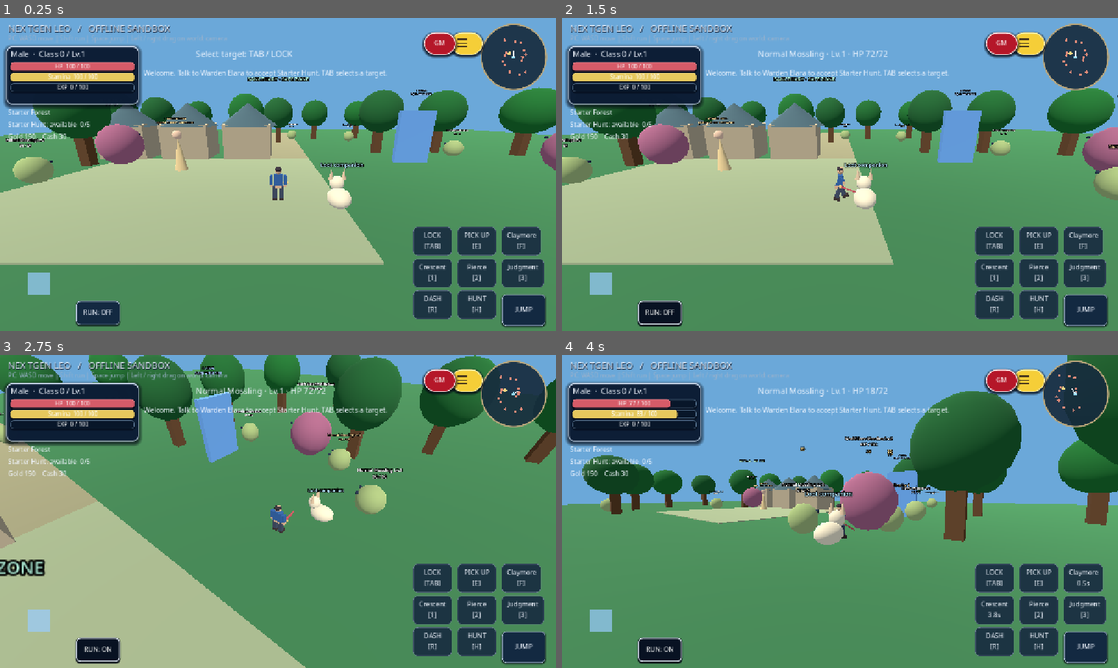
Above: before the commit, frames 1-4 (two rows, left to right).
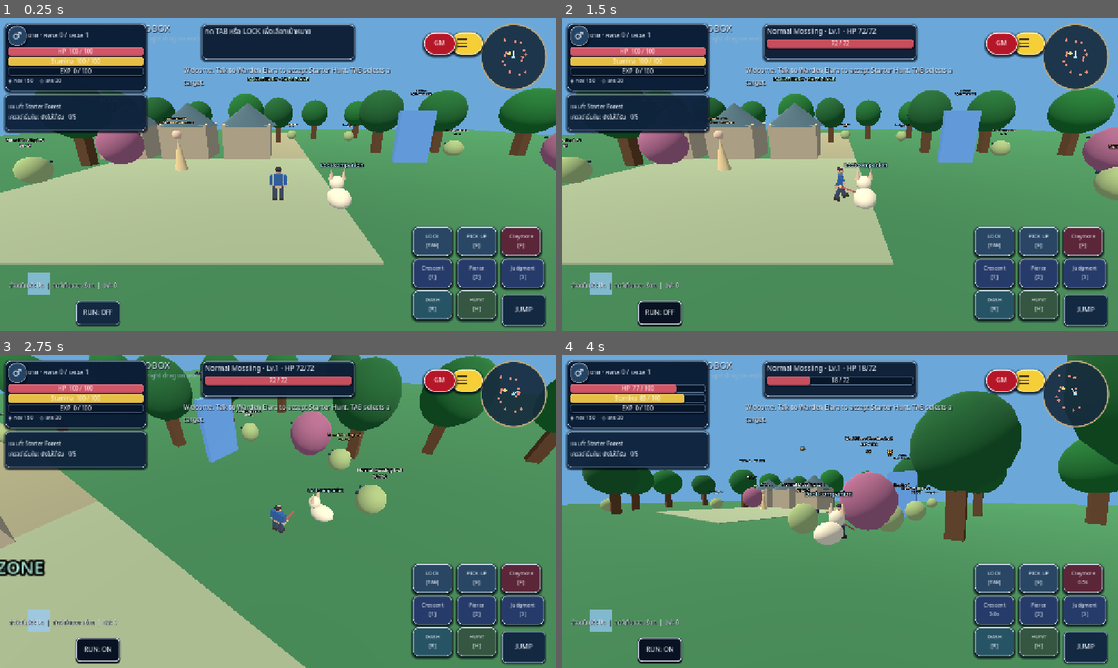
Above: after the commit, the same moments.

Repository: redfullmoon209-debug/NexTgenLeo
Game: Godot game, scene res://scenes/main.tscn
Two runs of this game, one before a commit and one after it. Both use one fixed random seed, a clock stepped at 60 frames per second and the inputs below.
Inputs (mouse positions are in pixels of both pictures, inside the frame that each line leads up to):
- Up to frame 1 (0.25 s): no input
- Up to frame 2 (1.5 s): click "JUMP" at 0.5 s; tap Enter at 1.25 s; move the mouse to (962, 158) at 1.27 s; hold D from 1.28 s (still down); tap Tab at 1.35 s; click (962, 158) at 1.42 s
- Up to frame 3 (2.75 s): tap Space at 1.52 s; release D at 2 s; drag from (166, 527) to (250, 574) at 2.02 s
- Up to frame 4 (4 s): move the mouse to (895, 442) at 2.77 s; hold D 2.78-3.5 s; tap 1 at 2.85 s; click (895, 442) at 2.92 s; drag from (812, 574) to (673, 464) at 3.52 s

The runs differ from the first frame. In frame 1, 18% of the frame differs, in the area x 0-99%, y 1-98%; in frame 2, 18%; in frame 3, 18%; in frame 4, 18%.

Commit message:
Polish in-world HUD with silver navy panels, character info, target health, quest tracker, action styling and responsive bounds

Diff:
--- a/scripts/gameplay.gd
+++ b/scripts/gameplay.gd
@@ -21,6 +21,14 @@
 var quest_label: Label
 var target_label: Label
 var notice: Label
+var hud_status_panel: PanelContainer
+var hud_quest_panel: PanelContainer
+var hud_target_panel: PanelContainer
+var hud_target_hp: ProgressBar
+var hud_currency_label: Label
+var hud_portrait_label: Label
+var hud_state_label: Label
+var hud_action_style_key := ""
 var hp_bar: ProgressBar
 var stamina_bar: ProgressBar
 var exp_bar: ProgressBar
@@ -521,31 +529,73 @@
 	font.fallbacks = [ThemeDB.fallback_font]
 	theme.default_font = font
 	world.hud.theme = theme
-	var plate := PanelContainer.new()
-	plate.mouse_filter = Control.MOUSE_FILTER_IGNORE
-	plate.position = Vector2(14, 64)
-	plate.size = Vector2(305, 134)
-	plate.add_theme_stylebox_override("panel", _style(Color("142436dd"), Color("9c9276")))
-	world.hud.add_child(plate)
+	# Compact premium navy-and-silver HUD, leaving the middle of the screen
+	# clear for the real 3D player and eventual professional assets.
+	hud_status_panel = PanelContainer.new()
+	hud_status_panel.name = "HUDCharacterFrame"
+	hud_status_panel.mouse_filter = Control.MOUSE_FILTER_IGNORE
+	hud_status_panel.set_meta("leo_fantasy_skin", true)
+	hud_status_panel.add_theme_stylebox_override("panel", _silver_panel_style(12, Color("0b1e37eb")))
+	hud_status_panel.size = Vector2(324, 155)
+	world.hud.add_child(hud_status_panel)
 	var stack := VBoxContainer.new()
 	stack.mouse_filter = Control.MOUSE_FILTER_IGNORE
-	plate.add_child(stack)
-	stats_label = _label("", 18)
-	stack.add_child(stats_label)
-	hp_bar = _bar(stack, Color("d65b68"))
-	stamina_bar = _bar(stack, Color("e6c85d"))
-	exp_bar = _bar(stack, Color("518fdb"))
-	quest_label = _label("", 15)
-	quest_label.position = Vector2(18, 205)
-	world.hud.add_child(quest_label)
-	target_label = _label("TAB / LOCK to select target", 19)
-	target_label.position = Vector2(450, 68)
-	world.hud.add_child(target_label)
-	notice = _label("", 16)
-	notice.position = Vector2(330, 115)
-	notice.size = Vector2(600, 75)
+	stack.add_theme_constant_override("separation", 3)
+	hud_status_panel.add_child(stack)
+	var identity_row := HBoxContainer.new()
+	identity_row.mouse_filter = Control.MOUSE_FILTER_IGNORE
+	stack.add_child(identity_row)
+	var portrait_frame := PanelContainer.new()
+	portrait_frame.custom_minimum_size = Vector2(42, 39)
+	portrait_frame.mouse_filter = Control.MOUSE_FILTER_IGNORE
+	portrait_frame.set_meta("leo_fantasy_skin", true)
+	portrait_frame.add_theme_stylebox_override("panel", _silver_panel_style(18, Color("254464")))
+	identity_row.add_child(portrait_frame)
+	hud_portrait_label = _label("✦", 23)
+	hud_portrait_label.horizontal_alignment = HORIZONTAL_ALIGNMENT_CENTER
+	portrait_frame.add_child(hud_portrait_label)
+	stats_label = _label("", 15)
+	stats_label.size_flags_horizontal = Control.SIZE_EXPAND_FILL
+	identity_row.add_child(stats_label)
+	hp_bar = _bar(stack, Color("cf5567"))
+	stamina_bar = _bar(stack, Color("e6bf46"))
+	exp_bar = _bar(stack, Color("4e9fd9"))
+	hud_currency_label = _label("", 12)
+	stack.add_child(hud_currency_label)
+	hud_quest_panel = PanelContainer.new()
+	hud_quest_panel.name = "HUDQuestFrame"
+	hud_quest_panel.mouse_filter = Control.MOUSE_FILTER_IGNORE
+	hud_quest_panel.set_meta("leo_fantasy_skin", true)
+	hud_quest_panel.add_theme_stylebox_override("panel", _silver_panel_style(9, Color("102640df")))
+	hud_quest_panel.size = Vector2(324, 83)
+	world.hud.add_child(hud_quest_panel)
+	quest_label = _label("", 13)
+	hud_quest_panel.add_child(quest_label)
+	hud_target_panel = PanelContainer.new()
+	hud_target_panel.name = "HUDTargetFrame"
+	hud_target_panel.mouse_filter = Control.MOUSE_FILTER_IGNORE
+	hud_target_panel.set_meta("leo_fantasy_skin", true)
+	hud_target_panel.add_theme_stylebox_override("panel", _silver_panel_style(9, Color("0e2139e8")))
+	hud_target_panel.size = Vector2(350, 80)
+	world.hud.add_child(hud_target_panel)
+	var target_stack := VBoxContainer.new()
+	target_stack.mouse_filter = Control.MOUSE_FILTER_IGNORE
+	hud_target_panel.add_child(target_stack)
+	target_label = _label("กด TAB เพื่อล็อกเป้าหมาย", 16)
+	target_stack.add_child(target_label)
+	hud_target_hp = _bar(target_stack, Color("c74e5d"))
+	hud_target_hp.visible = false
+	notice = _label("", 15)
+	notice.size = Vector2(520, 70)
 	notice.autowrap_mode = TextServer.AUTOWRAP_WORD_SMART
+	notice.add_theme_color_override("font_shadow_color", Color("000714"))
+	notice.add_theme_constant_override("shadow_offset_x", 1)
+	notice.add_theme_constant_override("shadow_offset_y", 2)
 	world.hud.add_child(notice)
+	hud_state_label = _label("", 13)
+	hud_state_label.add_theme_color_override("font_shadow_color", Color("020612"))
+	hud_state_label.add_theme_constant_override("shadow_offset_y", 1)
+	world.hud.add_child(hud_state_label)
 	# The gold menu is shared by all players. In the public Offline Sandbox,
 	# the separate red GM orb exposes LOCAL TEST TOOLS to all visitors.
 	# Once a server connection begins, it requires server owner verification.
@@ -556,7 +606,10 @@
 		var button := _button(controls[i], func(): _action(index))
 		button.size = Vector2(90, 65)
 		button.set_meta("layout_id", "action_%d" % i)
+		button.set_meta("leo_fantasy_skin", true)
+		button.add_theme_font_size_override("font_size", 12)
 		skill_buttons.append(button)
+	_style_hud_actions("")
 	map_display = Control.new()
 	map_display.set_script(load("res://scripts/minimap.gd"))
 	map_display.game = self
@@ -569,7 +622,8 @@
 	panel.size = Vector2(390, 696)
 	panel.z_index = 100
 	panel.mouse_filter = Control.MOUSE_FILTER_STOP
-	panel.add_theme_stylebox_override("panel", _style(Color("142435f5"), Color("b5a47a")))
+	panel.set_meta("leo_fantasy_skin", true)
+	panel.add_theme_stylebox_override("panel", _silver_panel_style(12, Color("102440f7")))
 	world.hud.add_child(panel)
 	var scroll := ScrollContainer.new()
 	scroll.horizontal_scroll_mode = ScrollContainer.SCROLL_MODE_DISABLED
@@ -580,6 +634,31 @@
 	panel.hide()
 	world.get_viewport().size_changed.connect(_layout)
 	_layout()
+
+func _style_hud_actions(faction_id: String) -> void:
+	var ring := Color("cbd8e8")
+	if faction_id == "Light":
+		ring = Color("f5ebce")
+	elif faction_id == "Dark":
+		ring = Color("a894d7")
+	for i in range(skill_buttons.size()):
+		var button: Button = skill_buttons[i]
+		var base := Color("294764")
+		if i == 2:
+			base = Color("5c2639")
+		elif i in [3, 4, 5]:
+			base = Color("273b6a")
+		elif i == 6:
+			base = Color("275464")
+		elif i == 7:
+			base = Color("355640")
+		button.add_theme_stylebox_override("normal", _silver_panel_style(12, base))
+		var frame: StyleBoxFlat = button.get_theme_stylebox("normal")
+		frame.border_color = ring
+		button.add_theme_stylebox_override("hover", _silver_panel_style(12, base.lightened(0.15)))
+		button.add_theme_stylebox_override("pressed", _silver_panel_style(12, base.darkened(0.12)))
+		button.add_theme_color_override("font_color", Color("f2f6ff"))
+	hud_action_style_key = faction_id
 
 func _bar(parent: Node, color: Color) -> ProgressBar:
 	var bar := ProgressBar.new()
@@ -608,6 +687,13 @@
 		button.position = Vector2(size.x - 330 + (i % 3) * 102, size.y - 240 + int(i / 3.0) * 73)
 		var offset: Array = GameState.settings.button_offsets.get(str(button.get_meta("layout_id")), [0, 0])
 		button.position += Vector2(float(offset[0]), float(offset[1]))
+		button.position.x = clampf(button.position.x, 0.0, maxf(0.0, size.x - button.size.x))
+		button.position.y = clampf(button.position.y, 0.0, maxf(0.0, size.y - button.size.y))
+	hud_status_panel.position = Vector2(12, 12)
+	hud_quest_panel.position = Vector2(12, 175)
+	hud_target_panel.position = Vector2(maxf(342.0, (size.x - 350.0) * 0.5), 14)
+	notice.position = Vector2(maxf(340.0, size.x * 0.33), 108)
+	hud_state_label.position = Vector2(20, maxf(260.0, size.y - 115.0))
 	map_display.position = Vector2(size.x - 175, 12)
 	if is_instance_valid(menu_toggle_button):
 		menu_toggle_button.position = Vector2(maxf(6.0, size.x - 243.0), 32.0)
@@ -856,7 +942,9 @@
 		mob.node.visible = mob.node.position.distance_squared_to(world.player.position) < 1600
 
 func _refresh_hud() -> void:
-	stats_label.text = "%s  ·  Class %d / Lv.%d" % [GameState.gender, GameState.class_rank, GameState.level]
+	stats_label.text = "%s · คลาส %d / เลเวล %d" % ["ชาย" if GameState.gender == "Male" else "หญิง", GameState.class_rank, GameState.level]
+	hud_portrait_label.text = "♂" if GameState.gender == "Male" else "♀"
+	hud_currency_label.text = "◈ ทอง %d     ◇ แคช %d" % [GameState.gold, GameState.cash]
 	hp_bar.max_value = GameState.max_hp
 	hp_bar.value = GameState.hp
 	stamina_bar.max_value = GameState.max_stamina
@@ -876,20 +964,27 @@
 				bar.max_value = maxf(1.0, maximum)
 				bar.value = value
 				bar.get_node("Value").text = "%s  %d / %d" % [["HP", "พลังงาน", "EXP"][i], int(value), int(maximum)]
-	quest_label.text = "%s\nStarter Hunt: %s  %d/5\nGold %d    Cash %d" % [GameState.balance.maps[GameState.map_index].name, GameState.quest_state, GameState.quest_kills, GameState.gold, GameState.cash]
-	target_label.text = "Select target: TAB / LOCK" if target < 0 else "%s · Lv.%d · HP %d/%d" % [mobs[target].kind + " Mossling", int(mobs[target].level), int(mobs[target].hp), int(mobs[target].max_hp)]
+	var quest_title: String = "ยังไม่ได้รับ" if GameState.quest_state == "available" else ("เสร็จสิ้น" if GameState.quest_state == "complete" else "กำลังทำ")
+	quest_label.text = "แผนที่: %s\nเควสต์เริ่มต้น: %s   %d/5" % [str(GameState.balance.maps[GameState.map_index].name), quest_title, GameState.quest_kills]
+	target_label.text = "กด TAB หรือ LOCK เพื่อเลือกเป้าหมาย" if target < 0 else "%s · Lv.%d · HP %d/%d" % [mobs[target].kind + " Mossling", int(mobs[target].level), int(mobs[target].hp), int(mobs[target].max_hp)]
+	hud_target_hp.visible = target >= 0 and target < mobs.size()
+	if hud_target_hp.visible:
+		hud_target_hp.max_value = maxf(1.0, float(mobs[target].max_hp))
+		hud_target_hp.value = float(mobs[target].hp)
+		hud_target_hp.get_node("Value").text = "%d / %d" % [int(mobs[target].hp), int(mobs[target].max_hp)]
+	var active_buffs := 0
+	for buff_id in GameState.buffs:
+		if GameState.buff_active(str(buff_id)):
+			active_buffs += 1
+	hud_state_label.text = "ล่าอัตโนมัติ: %s  |  สัตว์เก็บของ: %s  |  บัฟ: %d" % ["เปิด" if auto_hunt else "ปิด", "เรียก" if GameState.pet_enabled else "เก็บ", active_buffs]
 	for i in range(4):
 		var button := skill_buttons[i + 2]
 		button.text = str(GameState.skill_definition(i).name) + ("\n%.1fs" % float(cooldowns[i]) if float(cooldowns[i]) > 0 else "\n[%s]" % ("F" if i == 0 else str(i)))
-	var faction_color := Color("e4e5da") if GameState.faction == "Light" else Color("9a77c5")
-	if GameState.class_rank >= 7 and GameState.faction in ["Light","Dark"]:
-		world.joystick_base.color = Color(faction_color, 0.25)
-		for button in skill_buttons:
-			button.add_theme_stylebox_override("normal", _style(Color("182b40e8"),faction_color))
-	else:
-		world.joystick_base.color.a = 0
-		for button in skill_buttons:
-			button.add_theme_stylebox_override("normal", _style(Color("182b40e8"),Color("697d8f")))
+	var active_faction := GameState.faction if GameState.class_rank >= 7 and GameState.faction in ["Light", "Dark"] else ""
+	var faction_color := Color("e4e5da") if active_faction == "Light" else Color("9a77c5")
+	world.joystick_base.color = Color(faction_color, 0.25) if not active_faction.is_empty() else Color.TRANSPARENT
+	if hud_action_style_key != active_faction:
+		_style_hud_actions(active_faction)
 	if OS.has_feature("web"):
 		var gm_rects: Dictionary = {}
 		var gm_popups: Dictionary = {}
